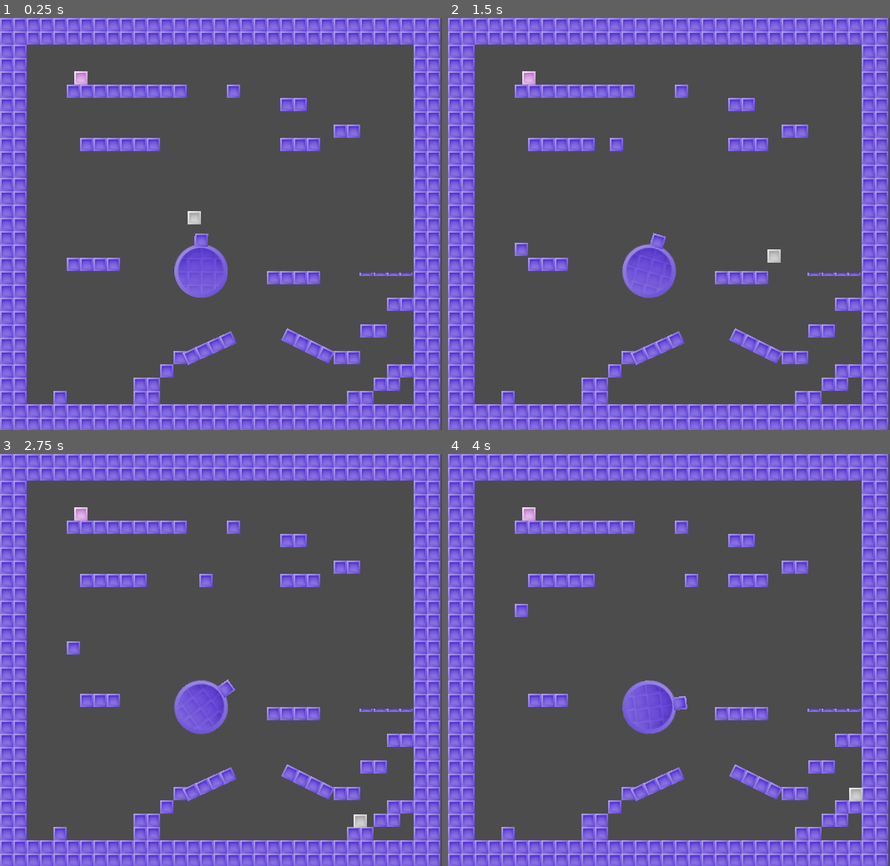
Above: before the commit, frames 1-4 (two rows, left to right).
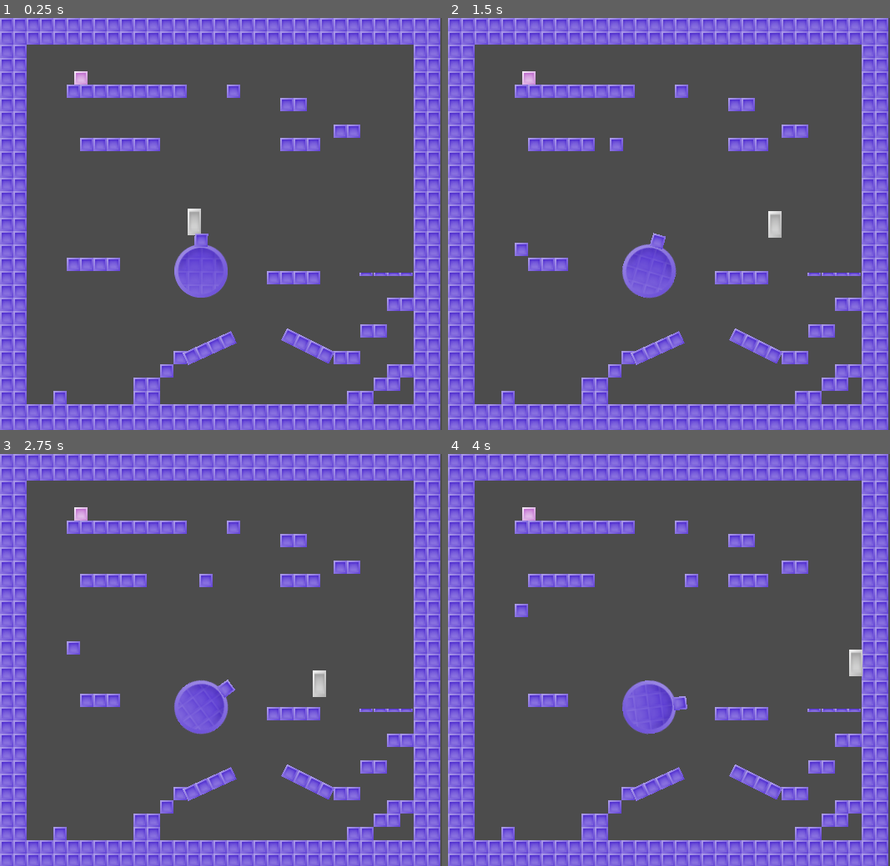
Above: after the commit, the same moments.

Repository: gotoAndDie/gamejam-doover
Game: Godot game, scene res://colworld.tscn
The game is run twice, just before and just after one commit, with the same random seed, the same clock (stepped at 60 frames per second) and the same inputs.
Inputs:
- Up to frame 1 (0.25 s): no input
- Up to frame 2 (1.5 s): hold Space (jump) 0.53-1.28 s; hold Right (move_right) from 0.53 s (still down); tap Space (jump) at 1.35 s
- Up to frame 3 (2.75 s): tap Space (jump) at 1.52, 1.82 s; release Right (move_right) at 2.03 s; hold Left (move_left) from 2.03 s (still down); hold Space (jump) from 2.03 s (still down)
- Up to frame 4 (4 s): release Left (move_left) at 2.78 s; release Space (jump) at 2.78 s; hold Right (move_right) from 2.78 s (still down); tap Space (jump) at 2.85, 3.02, 3.32 s; hold Space (jump) from 3.53 s (still down)

The runs differ from the first frame. In frame 1, 0.1% of the frame differs, in the area x 42-46%, y 46-53%; in frame 2, 0.3%, in the area x 72-76%, y 46-60%; in frame 3, 0.3%; in frame 4, 0.3%.

Commit message:
Double jumping

Diff:
--- a/player.gd
+++ b/player.gd
@@ -3,7 +3,7 @@
 # This demo shows how to build a kinematic controller.
 
 # Member variables
-const GRAVITY = 500.0 # pixels/second/second
+const GRAVITY = 800.0 # pixels/second/second
 
 # Angle in degrees towards either side that the player can consider "floor"
 const FLOOR_ANGLE_TOLERANCE = 40
@@ -11,7 +11,8 @@
 const WALK_MIN_SPEED = 10
 const WALK_MAX_SPEED = 200
 const STOP_FORCE = 1300
-const JUMP_SPEED = 200
+const JUMP_SPEED = 300
+const DOUBLE_JUMP_SPEED = 250
 const JUMP_MAX_AIRBORNE_TIME = 0.2
 
 const SLIDE_STOP_VELOCITY = 1.0 # one pixel/second
@@ -20,6 +21,7 @@
 var velocity = Vector2()
 var on_air_time = 100
 var jumping = false
+var double_jumping = false
 
 var prev_jump_pressed = false
 
@@ -60,6 +62,7 @@
 
 	if is_on_floor():
 		on_air_time = 0
+		double_jumping = false
 
 	if jumping and velocity.y > 0:
 		# If falling, no longer jumping
@@ -71,5 +74,11 @@
 		velocity.y = -JUMP_SPEED
 		jumping = true
 
+
+	if on_air_time > JUMP_MAX_AIRBORNE_TIME and jump and not prev_jump_pressed and not double_jumping:
+		velocity.y = -DOUBLE_JUMP_SPEED
+		double_jumping = true
+
+
 	on_air_time += delta
 	prev_jump_pressed = jump
--- a/player.tscn
+++ b/player.tscn
@@ -4,23 +4,15 @@
 [ext_resource path="res://player.png" type="Texture" id=2]
 
 [sub_resource type="RectangleShape2D" id=1]
-
-custom_solver_bias = 0.0
 extents = Vector2( 7, 7 )
 
 [node name="player" type="KinematicBody2D"]
-
-input_pickable = false
-collision_layer = 1
-collision_mask = 1
-collision/safe_margin = 0.08
+scale = Vector2( 1, 2 )
 script = ExtResource( 1 )
 
 [node name="sprite" type="Sprite" parent="."]
-
 texture = ExtResource( 2 )
 
 [node name="CollisionShape2D" type="CollisionShape2D" parent="."]
-
 position = Vector2( -0.315559, 0.157784 )
 shape = SubResource( 1 )
